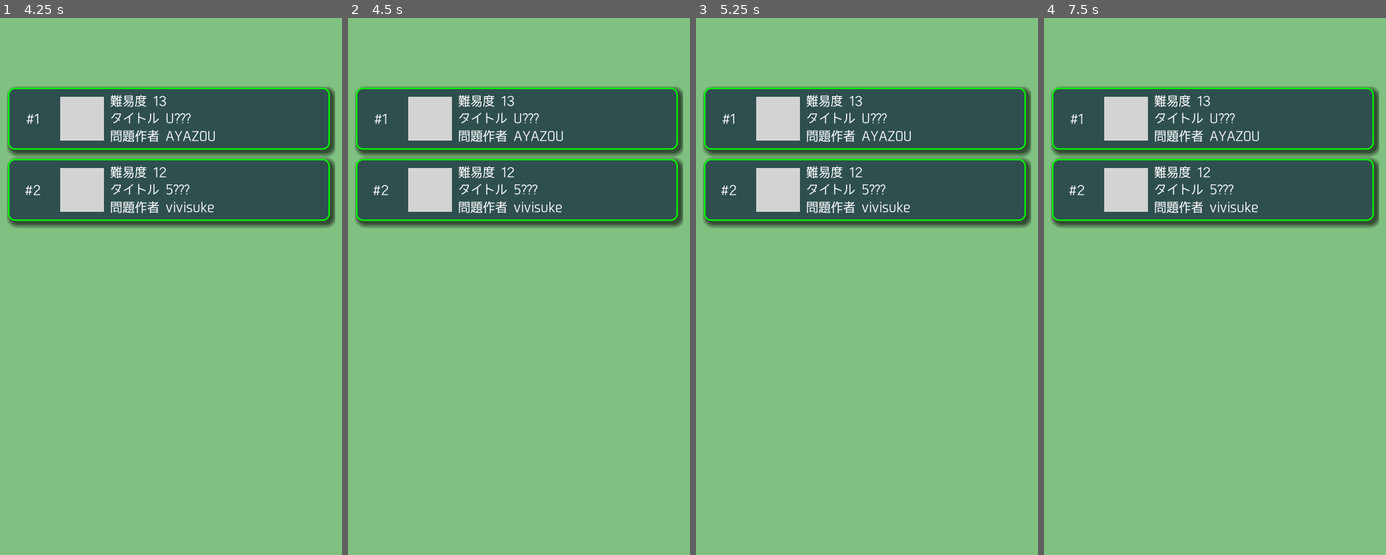
Above: before the commit, frames 1-4 (left to right).
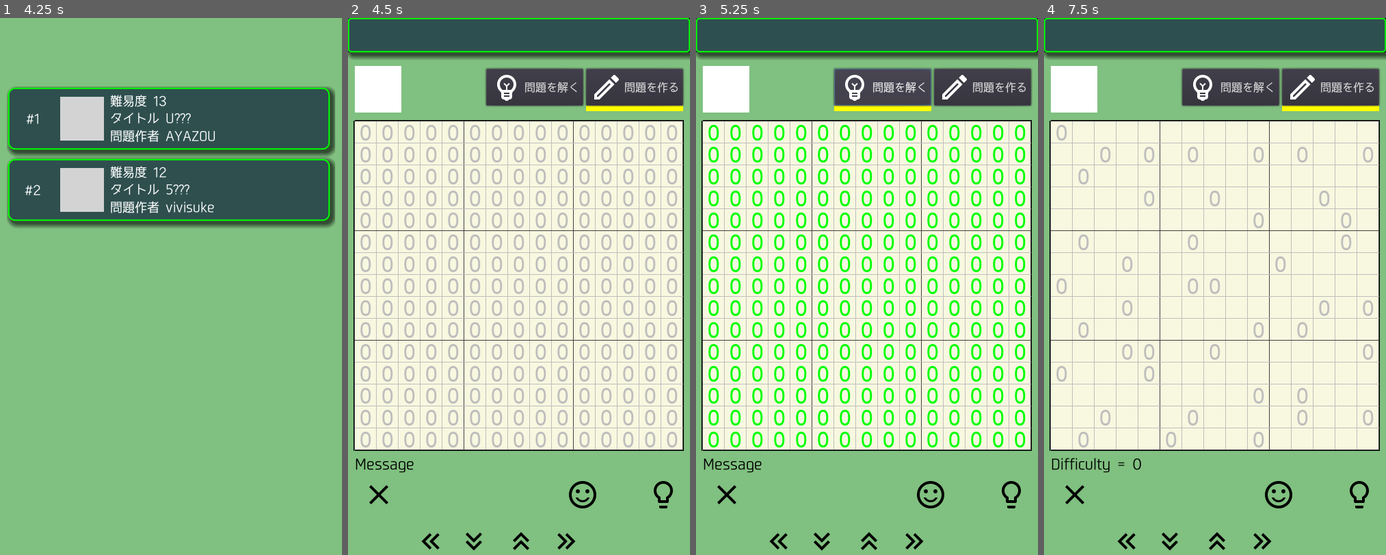
Above: after the commit, the same moments.

Repository: vivisuke/SakuSakuMosaic
Game: Godot game, scene res://LevelScene.tscn
The game is run twice, just before and just after one commit, with the same random seed, the same clock (stepped at 60 frames per second) and the same inputs.
Inputs (mouse positions are in pixels of both pictures, inside the frame that each line leads up to):
- Up to frame 1 (4.25 s): tap Enter at 0.5, 2, 3.5 s; move the mouse to (246, 265) at 0.52 s; press the mouse at (246, 265) at 0.53 s; tap Space at 1.25, 2.75 s; move the mouse to (102, 318) at 1.27 s; release the mouse at (102, 318) at 1.28 s; click (102, 318) at 1.35 s; move the mouse to (205, 173) at 2.02 s; press the mouse at (205, 173) at 2.03 s; move the mouse to (153, 399) at 2.77 s; release the mouse at (153, 399) at 2.78 s; click (153, 399) at 2.85 s; move the mouse to (273, 372) at 3.52 s; press the mouse at (273, 372) at 3.53 s
- Up to frame 2 (4.5 s): tap Space at 4.25 s; move the mouse to (416, 211) at 4.27 s; release the mouse at (416, 211) at 4.28 s; click (416, 211) at 4.35 s
- Up to frame 3 (5.25 s): click (884, 87) at 5 s, where only the run after the commit has a clickable "問題を解く"
- Up to frame 4 (7.5 s): click (1331, 87) at 5.75 s, where only the run after the commit has a clickable "問題を作る"; click (1074, 495) at 6.52 s; click (1279, 495) at 7.27 s

Frame 1 is identical in both runs. In frame 2, 75% of the frame differs, in the area x 0-100%, y 0-100%; in frame 3, 75%; in frame 4, 75%.

Commit message:
0065 ◎ C 09/06 09/06 0.001│ToDo│レベルシーン：問題パネル押下 → メインシーンに遷移

Diff:
--- a/SakuSakuMosaic/LevelScene.gd
+++ b/SakuSakuMosaic/LevelScene.gd
@@ -69,3 +69,35 @@
 	#$solvedLabel.text = "Solved: %d/%d (%d%%)" % [nSolved, g.quest_list.size(), pc]
 	#print("vscroll = ", g.lvl_vscroll)
 	#$ScrollContainer.set_v_scroll(g.lvl_vscroll)
+func _input(event):
+	if event is InputEventMouseButton:
+		if event.is_pressed():
+			if event.button_index == BUTTON_WHEEL_UP:
+				print("BUTTON_WHEEL_UP")
+			if event.button_index == BUTTON_WHEEL_DOWN:
+				print("BUTTON_WHEEL_DOWN")
+		#print("InputEventMouseButton")
+		if event.is_action_pressed("click"):		# left mouse button
+			if $ScrollContainer.get_global_rect().has_point(event.position):		# in ScrollContainer
+				mouse_pushed = true;
+				mouse_pos = event.position
+				scroll_pos = $ScrollContainer.get_v_scroll()
+		elif event.is_action_released("click"):
+			mouse_pushed = false;
+			mouse_pos = null
+	elif event is InputEventMouseMotion && mouse_pushed:	# mouse Moved
+		$ScrollContainer.set_v_scroll(scroll_pos + mouse_pos.y - event.position.y)
+	pass
+func _on_QuestPanel_pressed(num):
+	print("mouse_pos = ", mouse_pos)
+	if mouse_pos == null || dialog_opened:
+		return
+	var v = $ScrollContainer.scroll_vertical
+	print("v = ", v)
+	print("QuestPanel_pressed(", num, ")")
+	g.lvl_vscroll = $ScrollContainer.scroll_vertical
+	print("vscroll = ", g.lvl_vscroll)
+	g.solveMode = true;
+	g.qNumber = num
+	#g.qix = qNum2QIX[num-1]
+	get_tree().change_scene("res://MainScene.tscn")
--- a/SakuSakuMosaic/QuestPanel.gd
+++ b/SakuSakuMosaic/QuestPanel.gd
@@ -1,4 +1,6 @@
 extends ReferenceRect
+
+signal pressed(num)
 
 const RADIUS = 10
 const POSITION = Vector2(2, 2)
Not shown, changed: SakuSakuMozaic.spr
